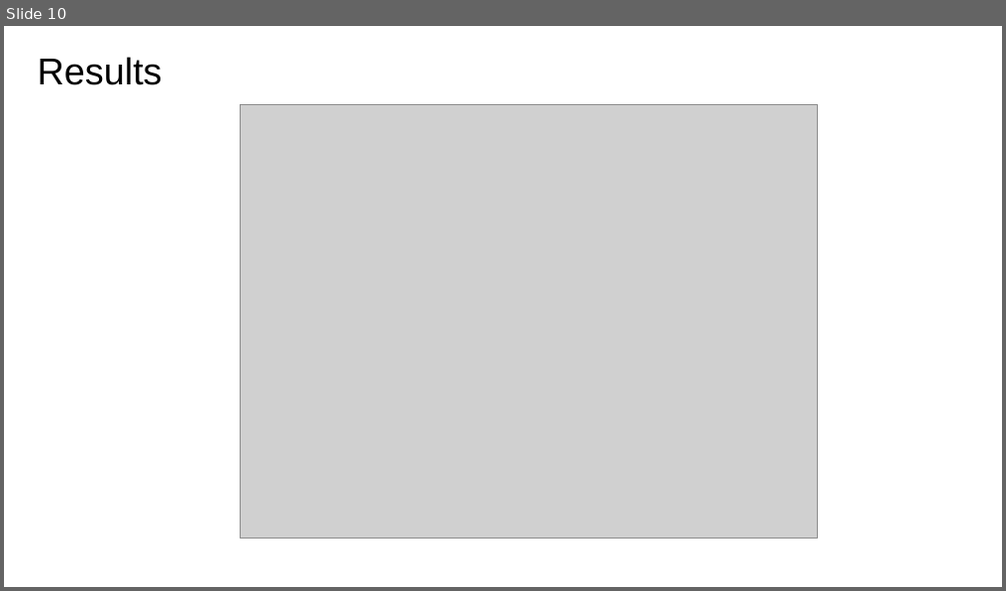
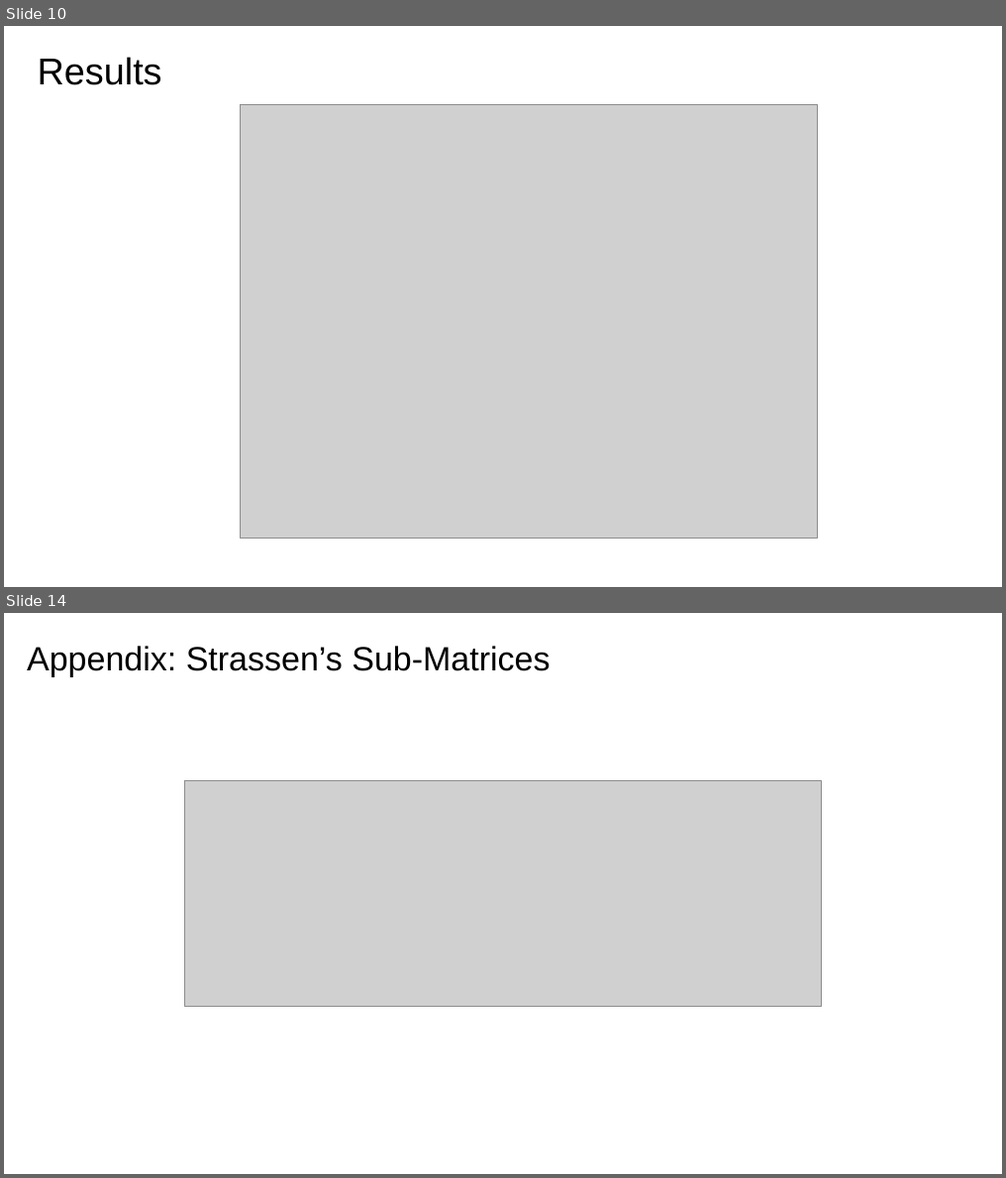
Before and after one commit to zhuliang21/Parallel-Matrix-Multiplication, a slide deck: powerpoint/Pre.pptx. Shown one above the other, each under a label of ours: slide 10 before the commit, slides 10 and 14 after it; the slides between them are not shown. The pictures are 1006x591 and 1006x1178 pixels, drawn with LibreOffice and Linux fonts; fonts in the diff are those of the drawing; grey boxes stand for pictures. Boxes give left, top, right and bottom in pixels: in the first picture for what was removed or moved away, otherwise in the second. Text is boxed around its words. In the diff, an @@ line names an element or a change of style, - is before the commit and + after.

```diff
--- a/powerpoint/Pre.pptx
+++ b/powerpoint/Pre.pptx
@@ slide 14 added at (4, 613, 1002, 1174), background #FFFFFF @@
@@ title added at (27, 646, 549, 677), 32.4 pt, text #000000 @@
+Appendix: Strassen’s Sub-Matrices
@@ picture added at (185, 780, 822, 1007) @@
```
Also in this commit, not shown: 10 slides changed, 2 other slides added, 1 slide removed, 7 other files.
